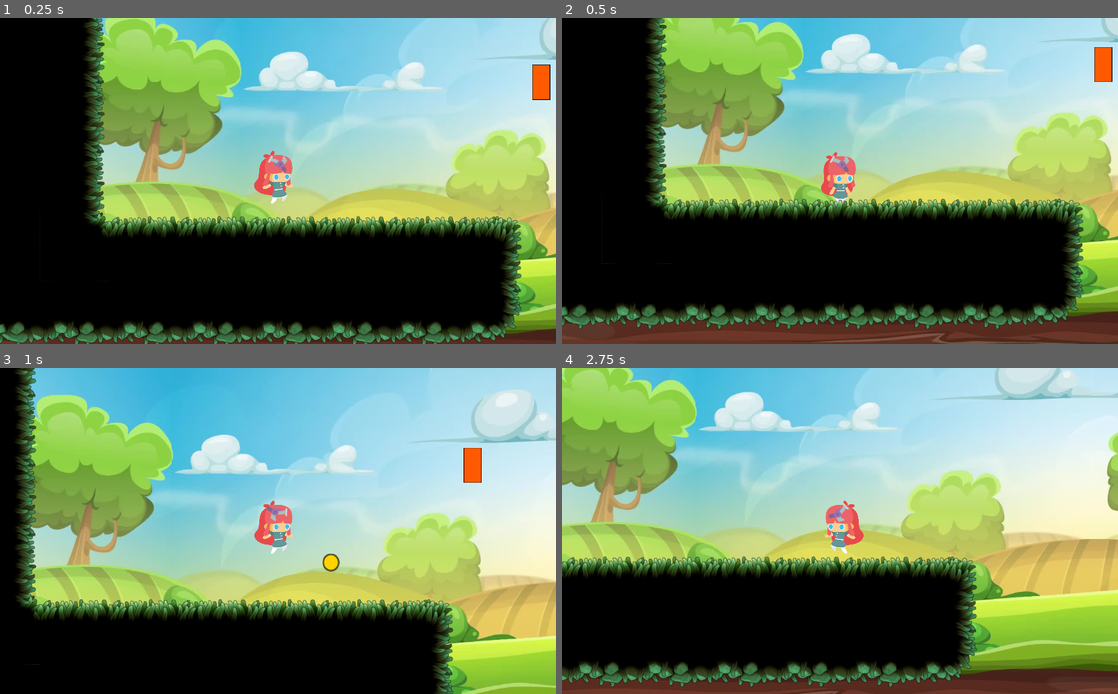
Above: before the commit, frames 1-4 (two rows, left to right).
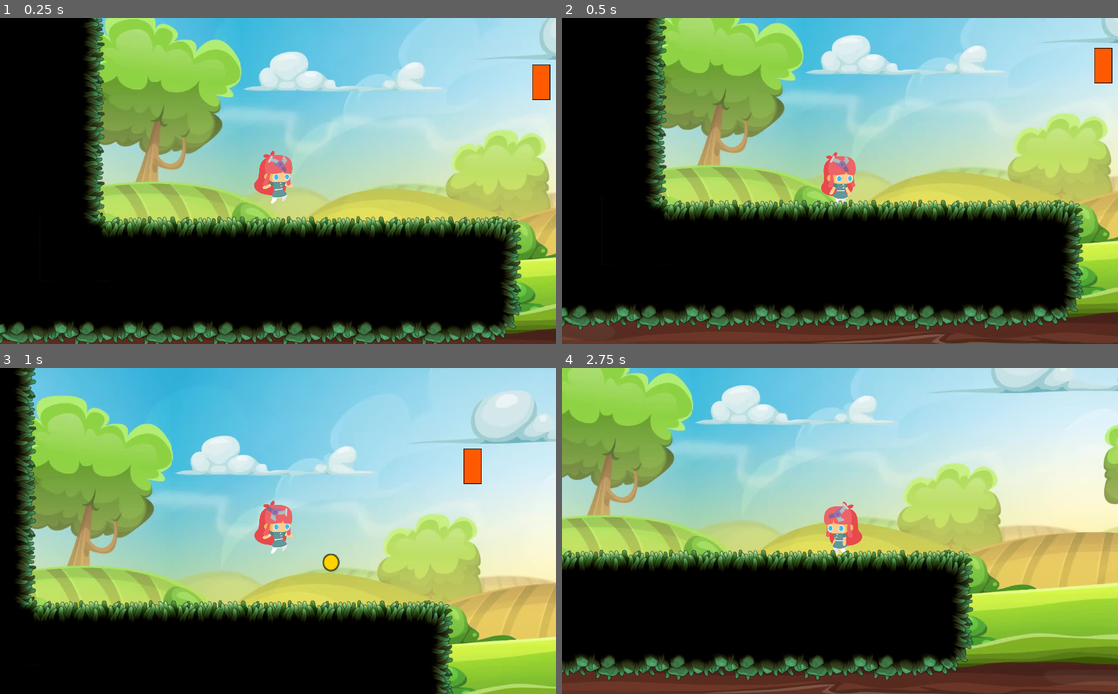
Above: after the commit, the same moments.

Repository: pasqualegabriel/videojuegos-workshop
Game: Godot game, scene res://Main.tscn
Same seed, same stepped clock (60 frames per second), same inputs: the game is played once before the commit and once after it.
Inputs (mouse positions are in pixels of both pictures, inside the frame that each line leads up to):
- Up to frame 1 (0.25 s): no input
- Up to frame 2 (0.5 s): no input
- Up to frame 3 (1 s): move the mouse to (400, 514) at 0.52 s; hold Right (right) from 0.53 s (still down); click (400, 514) at 0.6 s; tap Up (jump) at 0.77 s
- Up to frame 4 (2.75 s): move the mouse to (728, 547) at 1.27 s; click (728, 547) at 1.35 s; tap Up (jump) at 1.52 s; move the mouse to (895, 459) at 2.02 s; release Right (right) at 2.03 s; hold Left (left) from 2.03 s (still down); click (895, 459) at 2.1 s

Frame 1 is identical in both runs. In frame 2, 4.6% of the frame differs, in the area x 0-100%, y 0-100%; in frame 3, 3.7%; in frame 4, 24%.

Commit message:
tilemap updated

Diff:
--- a/entities/player/Player.tscn
+++ b/entities/player/Player.tscn
@@ -6,7 +6,7 @@
 [ext_resource path="res://entities/player/PlayerProjectile.tscn" type="PackedScene" id=4]
 
 [sub_resource type="CapsuleShape2D" id=5]
-height = 65.5
+height = 59.5
 
 [sub_resource type="Animation" id=2]
 resource_name = "idle"
--- a/enviroment/LevelTileset.tres
+++ b/enviroment/LevelTileset.tres
@@ -47,9 +47,6 @@
 [sub_resource type="OccluderPolygon2D" id=15]
 polygon = PoolVector2Array( 32, 0, 128, 0, 128, 128, 0, 128, 0, 32 )
 
-[sub_resource type="ConvexPolygonShape2D" id=16]
-points = PoolVector2Array( 128, 128, 0, 128, 0, 20.8106, 128, 20.8106 )
-
 [sub_resource type="ConvexPolygonShape2D" id=17]
 points = PoolVector2Array( 0, 0, 96, 0, 96, 128, 0, 128 )
 
@@ -87,10 +84,13 @@
 points = PoolVector2Array( 128, 0, 128, 0, 128, 96, 96, 128, 0, 128, 0, 32, 32, 0, 128, 0 )
 
 [sub_resource type="ConvexPolygonShape2D" id=29]
-points = PoolVector2Array( 128, 20.8106, 128, 128, 32, 128, 32, 64, 32.6995, 44.7, 33.2018, 32.532, 37.5555, 20.4757, 63.3426, 20.1408, 98.5069, 20.4757 )
+points = PoolVector2Array( 128, 128, 32, 128, 32, 16, 128, 16 )
 
 [sub_resource type="ConvexPolygonShape2D" id=30]
-points = PoolVector2Array( 26.7008, 21.1455, 62.8698, 21.4804, 87.9871, 21.4804, 93.6803, 36.2159, 96, 64, 96, 128, 0, 128, 0, 21.1455 )
+points = PoolVector2Array( 128, 128, 0, 128, 0, 16, 128, 16 )
+
+[sub_resource type="ConvexPolygonShape2D" id=31]
+points = PoolVector2Array( 96, 128, 0, 128, 0, 16, 96, 16 )
 
 [resource]
 0/name = "Mossy - TileSet.png 0"
@@ -112,98 +112,98 @@
 0/navigation_offset = Vector2( 0, 0 )
 0/shape_offset = Vector2( 0, 0 )
 0/shape_transform = Transform2D( 1, 0, 0, 1, 0, 0 )
-0/shape = SubResource( 16 )
+0/shape = SubResource( 17 )
 0/shape_one_way = false
 0/shape_one_way_margin = 1.0
 0/shapes = [ {
+"autotile_coord": Vector2( 2, 1 ),
+"one_way": false,
+"one_way_margin": 1.0,
+"shape": SubResource( 17 ),
+"shape_transform": Transform2D( 1, 0, 0, 1, 0, 0 )
+}, {
+"autotile_coord": Vector2( 1, 2 ),
+"one_way": false,
+"one_way_margin": 1.0,
+"shape": SubResource( 18 ),
+"shape_transform": Transform2D( 1, 0, 0, 1, 0, 0 )
+}, {
+"autotile_coord": Vector2( 0, 1 ),
+"one_way": false,
+"one_way_margin": 1.0,
+"shape": SubResource( 19 ),
+"shape_transform": Transform2D( 1, 0, 0, 1, 0, 0 )
+}, {
+"autotile_coord": Vector2( 1, 1 ),
+"one_way": false,
+"one_way_margin": 1.0,
+"shape": SubResource( 20 ),
+"shape_transform": Transform2D( 1, 0, 0, 1, 0, 0 )
+}, {
+"autotile_coord": Vector2( 2, 2 ),
+"one_way": false,
+"one_way_margin": 1.0,
+"shape": SubResource( 21 ),
+"shape_transform": Transform2D( 1, 0, 0, 1, 0, 0 )
+}, {
+"autotile_coord": Vector2( 0, 2 ),
+"one_way": false,
+"one_way_margin": 1.0,
+"shape": SubResource( 22 ),
+"shape_transform": Transform2D( 1, 0, 0, 1, 0, 0 )
+}, {
+"autotile_coord": Vector2( 4, 0 ),
+"one_way": false,
+"one_way_margin": 1.0,
+"shape": SubResource( 23 ),
+"shape_transform": Transform2D( 1, 0, 0, 1, 0, 0 )
+}, {
+"autotile_coord": Vector2( 5, 0 ),
+"one_way": false,
+"one_way_margin": 1.0,
+"shape": SubResource( 24 ),
+"shape_transform": Transform2D( 1, 0, 0, 1, 0, 0 )
+}, {
+"autotile_coord": Vector2( 5, 1 ),
+"one_way": false,
+"one_way_margin": 1.0,
+"shape": SubResource( 25 ),
+"shape_transform": Transform2D( 1, 0, 0, 1, 0, 0 )
+}, {
+"autotile_coord": Vector2( 4, 1 ),
+"one_way": false,
+"one_way_margin": 1.0,
+"shape": SubResource( 26 ),
+"shape_transform": Transform2D( 1, 0, 0, 1, 0, 0 )
+}, {
+"autotile_coord": Vector2( 2, 6 ),
+"one_way": false,
+"one_way_margin": 1.0,
+"shape": SubResource( 27 ),
+"shape_transform": Transform2D( 1, 0, 0, 1, 0, 0 )
+}, {
+"autotile_coord": Vector2( 3, 6 ),
+"one_way": false,
+"one_way_margin": 1.0,
+"shape": SubResource( 28 ),
+"shape_transform": Transform2D( 1, 0, 0, 1, 0, 0 )
+}, {
+"autotile_coord": Vector2( 0, 0 ),
+"one_way": false,
+"one_way_margin": 1.0,
+"shape": SubResource( 29 ),
+"shape_transform": Transform2D( 1, 0, 0, 1, 0, 0 )
+}, {
 "autotile_coord": Vector2( 1, 0 ),
 "one_way": false,
 "one_way_margin": 1.0,
-"shape": SubResource( 16 ),
-"shape_transform": Transform2D( 1, 0, 0, 1, 0, 0 )
-}, {
-"autotile_coord": Vector2( 2, 1 ),
-"one_way": false,
-"one_way_margin": 1.0,
-"shape": SubResource( 17 ),
-"shape_transform": Transform2D( 1, 0, 0, 1, 0, 0 )
-}, {
-"autotile_coord": Vector2( 1, 2 ),
-"one_way": false,
-"one_way_margin": 1.0,
-"shape": SubResource( 18 ),
-"shape_transform": Transform2D( 1, 0, 0, 1, 0, 0 )
-}, {
-"autotile_coord": Vector2( 0, 1 ),
-"one_way": false,
-"one_way_margin": 1.0,
-"shape": SubResource( 19 ),
-"shape_transform": Transform2D( 1, 0, 0, 1, 0, 0 )
-}, {
-"autotile_coord": Vector2( 1, 1 ),
-"one_way": false,
-"one_way_margin": 1.0,
-"shape": SubResource( 20 ),
-"shape_transform": Transform2D( 1, 0, 0, 1, 0, 0 )
-}, {
-"autotile_coord": Vector2( 2, 2 ),
-"one_way": false,
-"one_way_margin": 1.0,
-"shape": SubResource( 21 ),
-"shape_transform": Transform2D( 1, 0, 0, 1, 0, 0 )
-}, {
-"autotile_coord": Vector2( 0, 2 ),
-"one_way": false,
-"one_way_margin": 1.0,
-"shape": SubResource( 22 ),
-"shape_transform": Transform2D( 1, 0, 0, 1, 0, 0 )
-}, {
-"autotile_coord": Vector2( 4, 0 ),
-"one_way": false,
-"one_way_margin": 1.0,
-"shape": SubResource( 23 ),
-"shape_transform": Transform2D( 1, 0, 0, 1, 0, 0 )
-}, {
-"autotile_coord": Vector2( 5, 0 ),
-"one_way": false,
-"one_way_margin": 1.0,
-"shape": SubResource( 24 ),
-"shape_transform": Transform2D( 1, 0, 0, 1, 0, 0 )
-}, {
-"autotile_coord": Vector2( 5, 1 ),
-"one_way": false,
-"one_way_margin": 1.0,
-"shape": SubResource( 25 ),
-"shape_transform": Transform2D( 1, 0, 0, 1, 0, 0 )
-}, {
-"autotile_coord": Vector2( 4, 1 ),
-"one_way": false,
-"one_way_margin": 1.0,
-"shape": SubResource( 26 ),
-"shape_transform": Transform2D( 1, 0, 0, 1, 0, 0 )
-}, {
-"autotile_coord": Vector2( 2, 6 ),
-"one_way": false,
-"one_way_margin": 1.0,
-"shape": SubResource( 27 ),
-"shape_transform": Transform2D( 1, 0, 0, 1, 0, 0 )
-}, {
-"autotile_coord": Vector2( 3, 6 ),
-"one_way": false,
-"one_way_margin": 1.0,
-"shape": SubResource( 28 ),
-"shape_transform": Transform2D( 1, 0, 0, 1, 0, 0 )
-}, {
-"autotile_coord": Vector2( 0, 0 ),
-"one_way": false,
-"one_way_margin": 1.0,
-"shape": SubResource( 29 ),
+"shape": SubResource( 30 ),
 "shape_transform": Transform2D( 1, 0, 0, 1, 0, 0 )
 }, {
 "autotile_coord": Vector2( 2, 0 ),
 "one_way": false,
 "one_way_margin": 1.0,
-"shape": SubResource( 30 ),
+"shape": SubResource( 31 ),
 "shape_transform": Transform2D( 1, 0, 0, 1, 0, 0 )
 } ]
 0/z_index = 0
